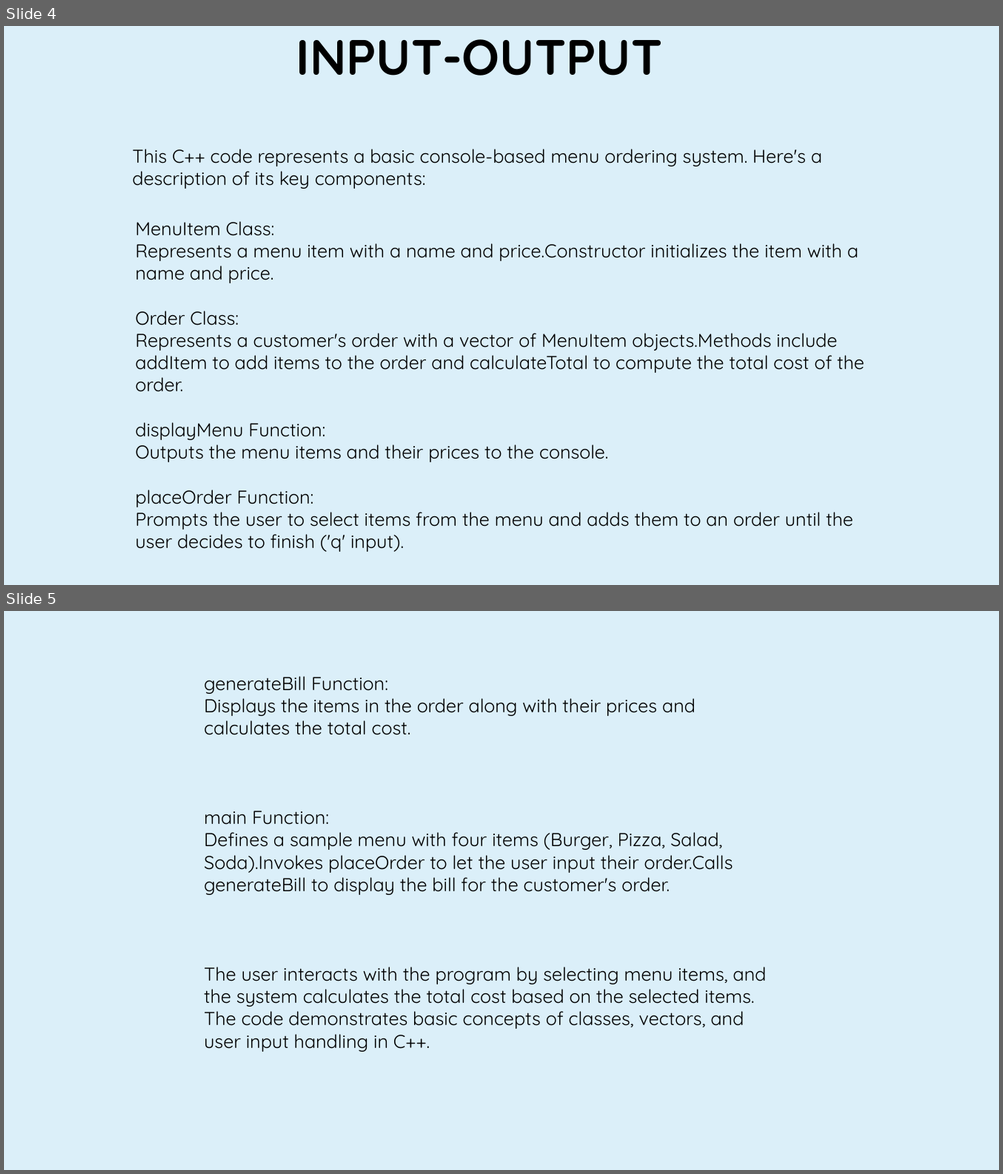
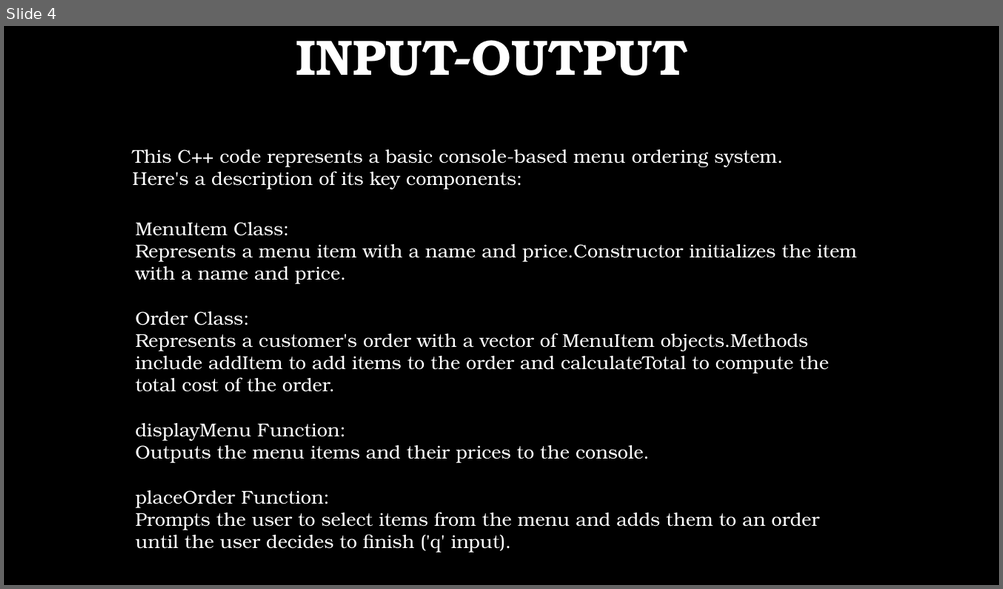
Before and after one commit to kalikumari292725/oopm-case-study, a slide deck: PRESENTATIONPPT3.pptx. Shown one above the other, each under a label of ours: slides 4 and 5 before the commit, slide 4 after it. The pictures are 1003x1174 and 1003x589 pixels, drawn with LibreOffice and Linux fonts; fonts in the diff are those of the drawing; background and template pictures are left out. Boxes give left, top, right and bottom in pixels: in the first picture for what was removed or moved away, otherwise in the second. Text is boxed around its words. In the diff, an @@ line names an element or a change of style, - is before the commit and + after.

```diff
--- a/PRESENTATIONPPT3.pptx
+++ b/PRESENTATIONPPT3.pptx
@@ slide 5 removed at (4,611,999,1170), background #DBEFF9 @@
@@ text removed at (204,676,766,1052) @@
-generateBill Function:
-Displays the items in the order along with their prices and calculates the total cost.
-main Function:
-Defines a sample menu with four items (Burger, Pizza, Salad, Soda).Invokes placeOrder to let the user input their order.Calls generateBill to display the bill for the customer's order.
-The user interacts with the program by selecting menu items, and the system calculates the total cost based on the selected items. The code demonstrates basic concepts of classes, vectors, and user input handling in C++.
@@ slide 4 changed as well @@
@@ background #DBEFF9 to picture (left out) @@
@@ font Quicksand to TeX Gyre Bonum, text colour #000000 to #FFFFFF in 3 elements at (296,40,688,76), (132,150,782,190), (135,222,856,553) @@
```
Also in this commit, not shown: 4 other slides changed, 12 slides added, 4 other slides removed.
